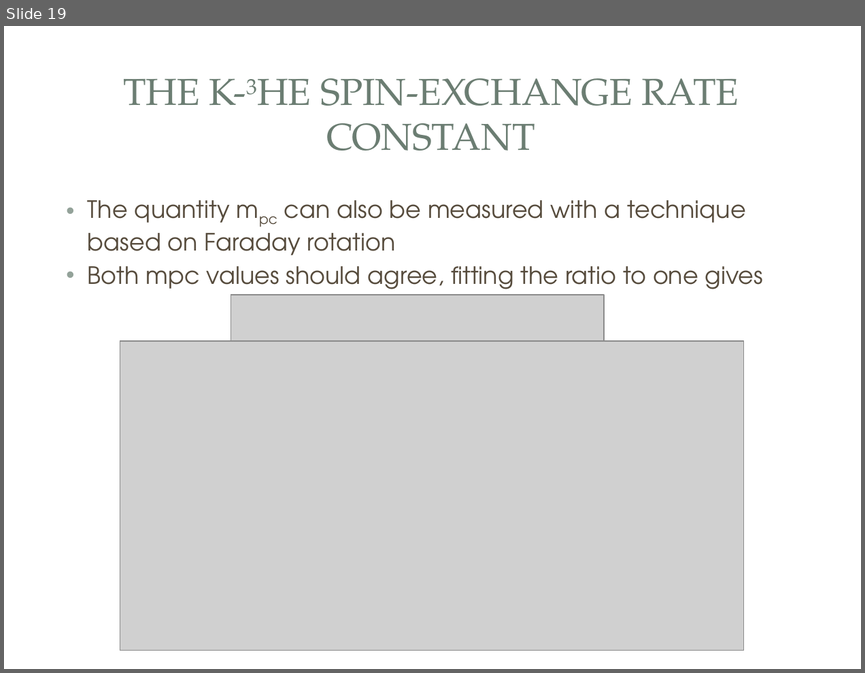
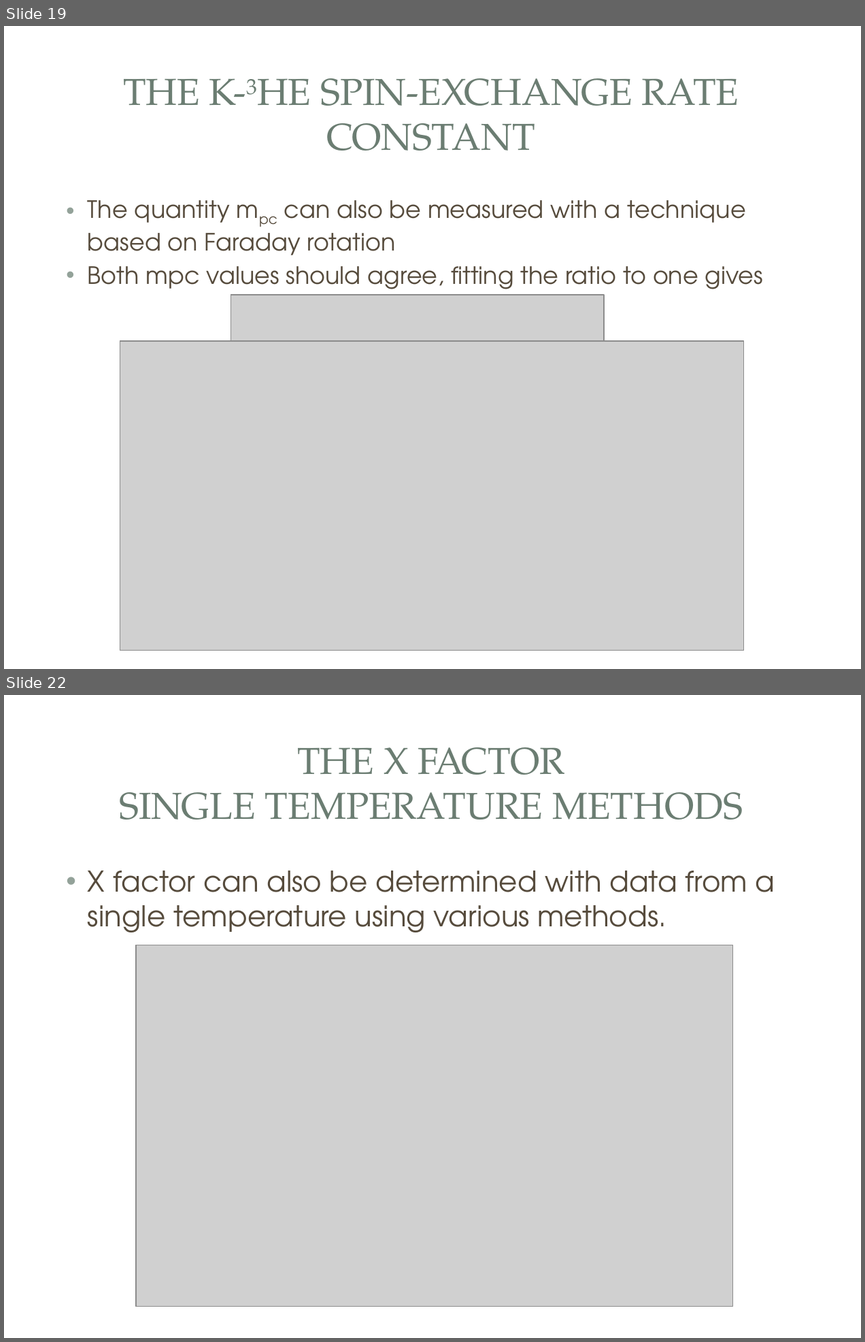
Before and after one commit to yw6vp/Final-Presentation, a slide deck: Defense.pptx. Shown one above the other, each under a label of ours: slide 19 before the commit, slides 19 and 22 after it; the slides between them are not shown. The pictures are 865x673 and 865x1342 pixels, drawn with LibreOffice and Linux fonts; fonts in the diff are those of the drawing; grey boxes stand for pictures; background and template pictures are left out. Boxes give left, top, right and bottom in pixels: in the first picture for what was removed or moved away, otherwise in the second. Text is boxed around its words. In the diff, an @@ line names an element or a change of style, - is before the commit and + after.

Commit message:
Finish X factor slides.

```diff
--- a/Defense.pptx
+++ b/Defense.pptx
@@ slide 22 added at [4, 695, 861, 1338], background picture (left out); not listed: 3 template elements that a slide beside it also shows @@
@@ title added at [119, 747, 742, 819], 31.5 pt, text #6B7D72 @@
+THE X FACTOR
+SINGLE TEMPERATURE METHODS
@@ text added at [88, 870, 775, 932], 24 pt, text #564B3C @@
+• X factor can also be determined with data from a single temperature using various methods.
@@ picture added at [136, 945, 732, 1306] @@
```
Also in this commit, not shown: 2 slides changed, 3 other slides added.
